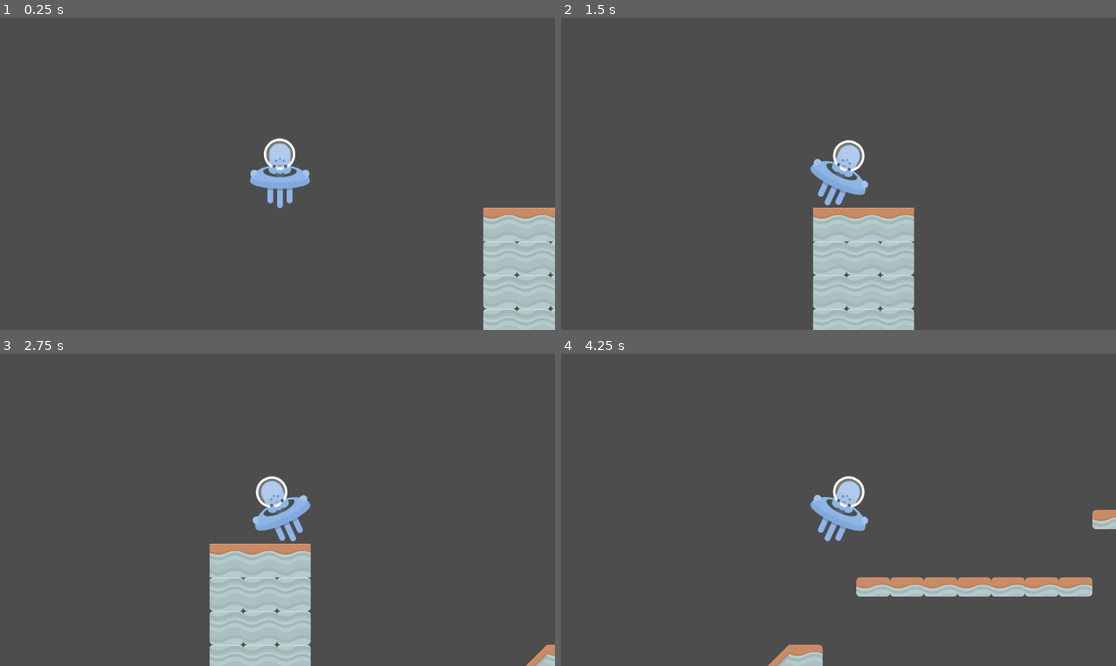
Above: before the commit, frames 1-4 (two rows, left to right).
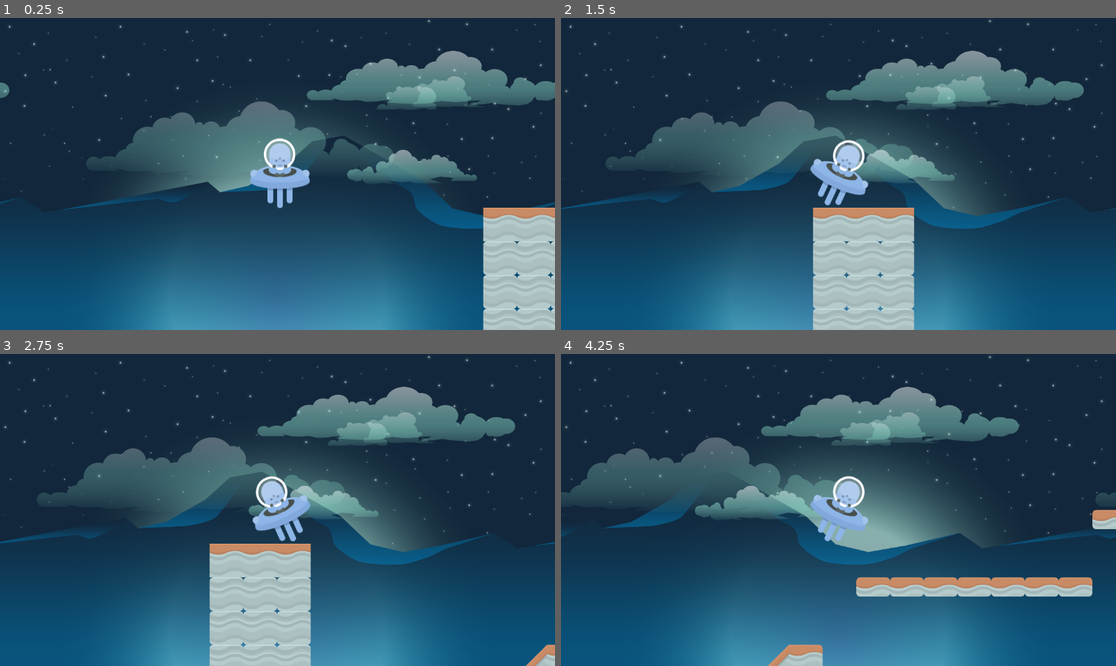
Above: after the commit, the same moments.

Repository: AlekssandherMax/godot-course
Game: Godot game, scene res://world.tscn
Two runs of this game, one before a commit and one after it. Both use one fixed random seed, a clock stepped at 60 frames per second and the inputs below.
Inputs:
- Up to frame 1 (0.25 s): no input
- Up to frame 2 (1.5 s): tap Enter (ui_accept) at 0.5, 0.77 s; hold Right (ui_right) from 0.53 s (still down)
- Up to frame 3 (2.75 s): tap Enter (ui_accept) at 1.52 s; release Right (ui_right) at 2.03 s; hold Left (ui_left) from 2.03 s (still down)
- Up to frame 4 (4.25 s): release Left (ui_left) at 2.78 s; hold Right (ui_right) from 2.78 s (still down); tap Enter (ui_accept) at 3.02, 3.77 s

The runs differ from the first frame. In frame 1, 93% of the frame differs, in the area x 0-100%, y 0-100%; in frame 2, 91%; in frame 3, 91%; in frame 4, 94%.

Commit message:
Finalizdo uma parte

Diff:
--- a/godot-course/trilha-godot/plataformIndustrial/world.tscn
+++ b/godot-course/trilha-godot/plataformIndustrial/world.tscn
@@ -1,8 +1,12 @@
-[gd_scene load_steps=5 format=3 uid="uid://by57x4p278x17"]
+[gd_scene load_steps=9 format=3 uid="uid://by57x4p278x17"]
 
 [ext_resource type="TileSet" uid="uid://wx7mbj35gwu4" path="res://titleSet.tres" id="1_5lv1o"]
 [ext_resource type="Script" path="res://script/player.gd" id="2_ycdmx"]
 [ext_resource type="Texture2D" uid="uid://d11r5l57e41i0" path="res://kenney_alien-ufo-pack/shipBlue_manned.png" id="3_b0iys"]
+[ext_resource type="Texture2D" uid="uid://cr4c5nc7v5dna" path="res://addons/Free-Horizontal-Game-Backgrounds/PNG/game_background_3/layers/sky.png" id="4_fvwd3"]
+[ext_resource type="Texture2D" uid="uid://bvrilswgsivrv" path="res://addons/Free-Horizontal-Game-Backgrounds/PNG/game_background_3/layers/rocks.png" id="5_0ivwd"]
+[ext_resource type="Texture2D" uid="uid://0pco1oq1nohm" path="res://addons/Free-Horizontal-Game-Backgrounds/PNG/game_background_3/layers/clouds_1.png" id="6_y43ih"]
+[ext_resource type="Texture2D" uid="uid://cj44xlypnggl6" path="res://addons/Free-Horizontal-Game-Backgrounds/PNG/game_background_3/layers/clouds_2.png" id="7_cyr5d"]
 
 [sub_resource type="CircleShape2D" id="CircleShape2D_16kby"]
 radius = 60.0
@@ -37,3 +41,38 @@
 
 [node name="Camera2D" type="Camera2D" parent="player"]
 position = Vector2(-5, 0)
+
+[node name="ParallaxBackground" type="ParallaxBackground" parent="."]
+scale = Vector2(0.6, 0.6)
+transform = Transform2D(0.6, 0, 0, 0.6, 0, 0)
+
+[node name="sky" type="ParallaxLayer" parent="ParallaxBackground"]
+motion_scale = Vector2(0, 0)
+
+[node name="Sky" type="Sprite2D" parent="ParallaxBackground/sky"]
+texture = ExtResource("4_fvwd3")
+centered = false
+
+[node name="rocks2" type="ParallaxLayer" parent="ParallaxBackground"]
+motion_scale = Vector2(0.5, 0)
+motion_mirroring = Vector2(1920, 0)
+
+[node name="Rocks" type="Sprite2D" parent="ParallaxBackground/rocks2"]
+texture = ExtResource("5_0ivwd")
+centered = false
+
+[node name="rocks3" type="ParallaxLayer" parent="ParallaxBackground"]
+motion_scale = Vector2(0.3, 0)
+motion_mirroring = Vector2(1920, 0)
+
+[node name="Rocks" type="Sprite2D" parent="ParallaxBackground/rocks3"]
+texture = ExtResource("6_y43ih")
+centered = false
+
+[node name="rocks4" type="ParallaxLayer" parent="ParallaxBackground"]
+motion_scale = Vector2(0.6, 0)
+motion_mirroring = Vector2(1920, 0)
+
+[node name="Rocks" type="Sprite2D" parent="ParallaxBackground/rocks4"]
+texture = ExtResource("7_cyr5d")
+centered = false
Binary file added: godot-course/trilha-godot/plataformIndustrial/addons/Free-Horizontal-Game-Backgrounds/PNG/game_background_1/game_background_1.png
Not shown, added: godot-course/trilha-godot/plataformIndustrial/addons/Free-Horizontal-Game-Backgrounds/PNG/game_background_1/game_background_1.png.import
Binary file added: godot-course/trilha-godot/plataformIndustrial/addons/Free-Horizontal-Game-Backgrounds/PNG/game_background_1/layers/clouds_1.png
Not shown, added: godot-course/trilha-godot/plataformIndustrial/addons/Free-Horizontal-Game-Backgrounds/PNG/game_background_1/layers/clouds_1.png.import
Binary file added: godot-course/trilha-godot/plataformIndustrial/addons/Free-Horizontal-Game-Backgrounds/PNG/game_background_1/layers/clouds_2.png
Not shown, added: godot-course/trilha-godot/plataformIndustrial/addons/Free-Horizontal-Game-Backgrounds/PNG/game_background_1/layers/clouds_2.png.import
Binary file added: godot-course/trilha-godot/plataformIndustrial/addons/Free-Horizontal-Game-Backgrounds/PNG/game_background_1/layers/clouds_3.png
Not shown, added: godot-course/trilha-godot/plataformIndustrial/addons/Free-Horizontal-Game-Backgrounds/PNG/game_background_1/layers/clouds_3.png.import
Binary file added: godot-course/trilha-godot/plataformIndustrial/addons/Free-Horizontal-Game-Backgrounds/PNG/game_background_1/layers/clouds_4.png
Not shown, added: godot-course/trilha-godot/plataformIndustrial/addons/Free-Horizontal-Game-Backgrounds/PNG/game_background_1/layers/clouds_4.png.import
Binary file added: godot-course/trilha-godot/plataformIndustrial/addons/Free-Horizontal-Game-Backgrounds/PNG/game_background_1/layers/rocks_1.png
Not shown, added: godot-course/trilha-godot/plataformIndustrial/addons/Free-Horizontal-Game-Backgrounds/PNG/game_background_1/layers/rocks_1.png.import
(and 164 more such lines)
